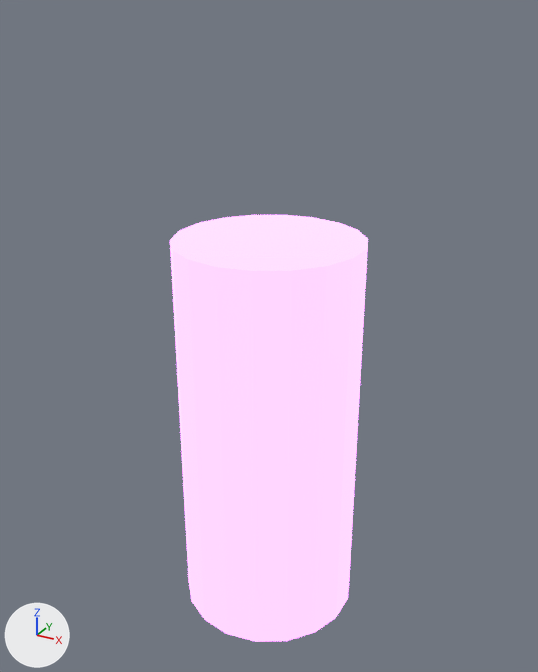
What one commit did to the glTF model assets/models/vfx_omnix.glb.
Both versions are drawn from a 50 mm camera at (11.24, -20.45, 13.82) aimed at (-0.09, 0.15, 3.52). Every picture has the same lights, and +X, +Y and +Z are marked at lower left. The picture after the commit comes second.

The first picture shows 'Cosmix_CosmicJudgementBeam'.
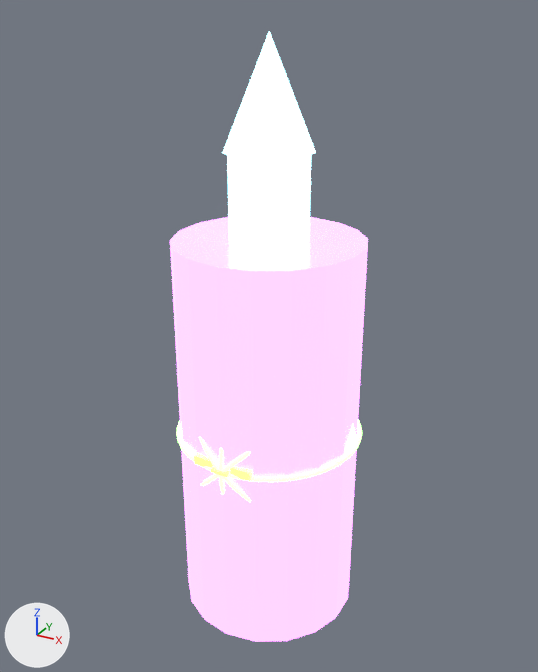
Pixel boxes (x1, y1, x2, y2) of what changed, in the pictures (538 x 672 px):
'Glacios_CitadelSpire', added
    after: (222, 31, 358, 452)
'Toxion_PlagueDome', added
    after: (176, 419, 362, 502)
'Georoc_ChasmFissure', added
    after: (194, 453, 253, 481)

The edits, one by one:
Material 'mat_omnix_toxion' (mat_mat_omnix_toxion) is new.
Its base color is (0.18, 1.0, 0.22) (green #76ff81).
Its roughness is 0.2.
Its emission color is (0.35, 1.0, 0.2) (green #a0ff7c).
Its emission strength is 3.5.
Material 'mat_omnix_georoc' (mat_mat_omnix_georoc) is new.
Its base color is (0.5, 0.32, 0.12) (orange #bc9961).
Its roughness is 0.2.
Its emission color is (1.0, 0.65, 0.1) (yellow #ffd359).
Its emission strength is 3.0.
Material 'mat_omnix_glacios' (mat_mat_omnix_glacios) is new.
Its base color is (0.15, 0.85, 1.0) (cyan #6cedff).
Its roughness is 0.2.
Its emission color is (0.4, 0.95, 1.0) (cyan #aaf9ff).
Its emission strength is 3.2.
Mesh me_icosphere_013 is new.
It has 2346 vertices, 4688 faces and spans x -3.33..3.33, y -3.33..3.33, z -3.33..3.33.
It uses material mat_mat_omnix_toxion (green #76ff81, glowing green #a0ff7c).
Mesh me_cube_016 is new.
It consists of a box spanning x -1.05..-0.35, y -3.25..3.25, z 0.0..0.3; a box spanning x 0.35..1.05, y -3.25..3.25, z 0.0..0.3; a box spanning x -0.3..0.3, y -3.4..3.4, z 0.0..0.1.
It uses material mat_mat_omnix_georoc (orange #bc9961, glowing yellow #ffd359).
Mesh me_cylinder_011 is new.
It has 79 vertices, 126 faces and spans x -3.37..3.37, y -2.99..2.99, z -5.04..8.25.
It uses material mat_mat_omnix_glacios (cyan #6cedff, glowing cyan #aaf9ff).
Object 'Toxion_PlagueDome' (ob_toxion_plaguedome) is new; it shows me_icosphere_013.
Its location is (0.0, 0.0, 0.0).
Object 'Georoc_ChasmFissure' (ob_georoc_chasmfissure) is new; it shows me_cube_016.
Its location is (0.0, 0.0, 0.0).
Object 'Glacios_CitadelSpire' (ob_glacios_citadelspire) is new; it shows me_cylinder_011.
Its location is (0.0, 0.0, 5.0).
